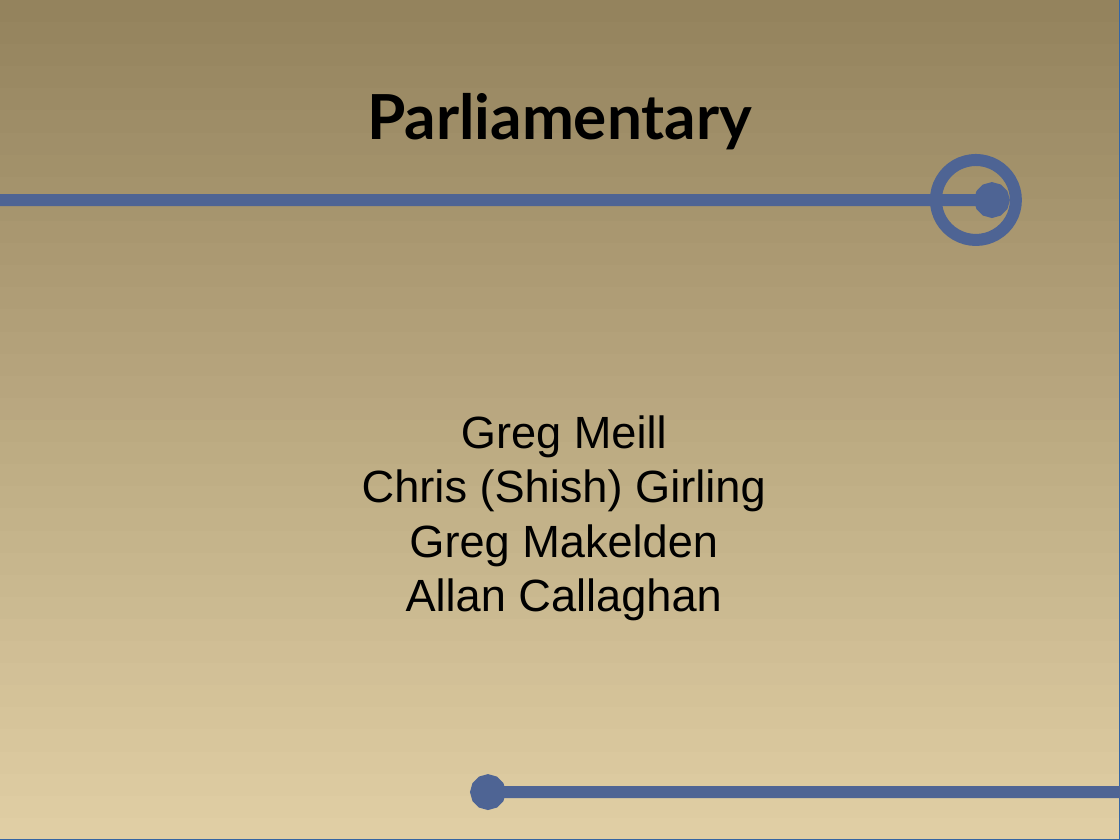
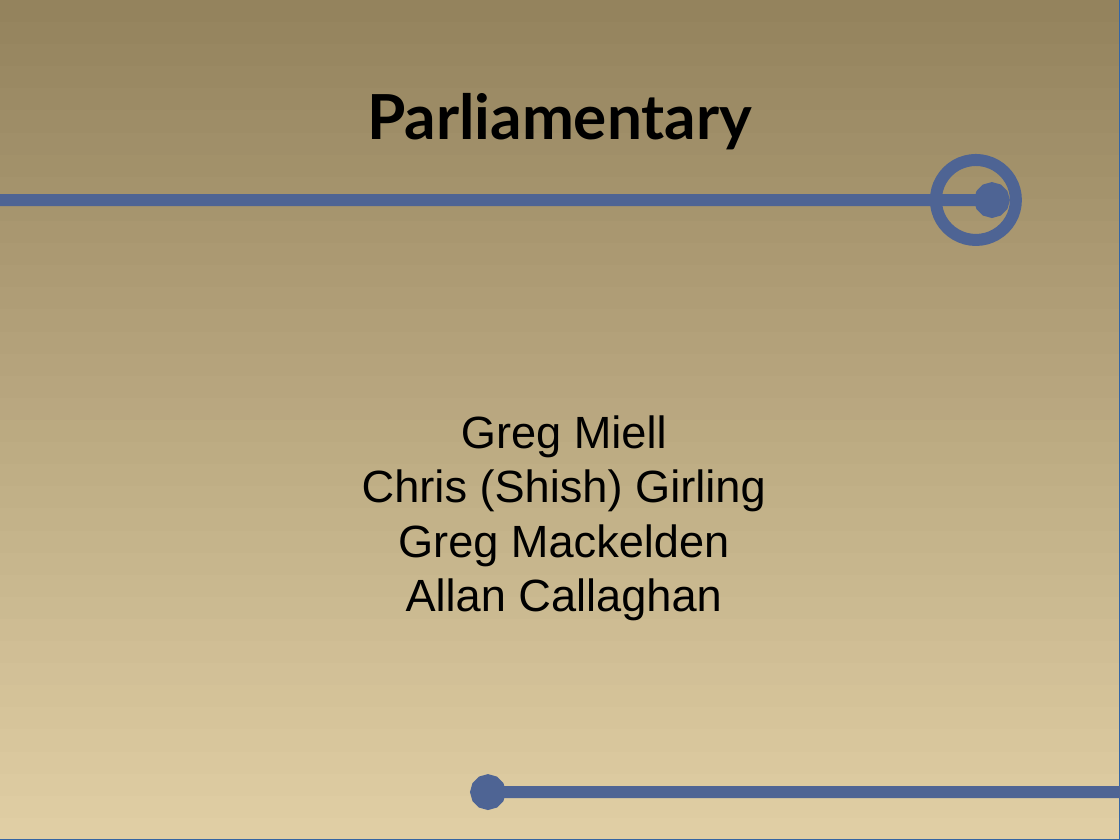
Before and after one commit to GothAck/Parliament-Hack-Weekend, a slide deck: slide 1 of assets/presentation.odp. Drawn at 1120x840 pixels with LibreOffice and Linux fonts; fonts in the diff are those of the drawing; background and template pictures are left out. Boxes give left, top, right and bottom in pixels: in the first picture for what was removed or moved away, otherwise in the second. Text is boxed around its words. In the diff, an @@ line names an element or a change of style, - is before the commit and + after.

Commit message:
Spelling

```diff
--- a/assets/presentation.odp
+++ b/assets/presentation.odp
@@ subtitle at <box>461,415,667,457</box>: text changed @@
-Greg Meill
+Greg Miell
@@ subtitle at <box>398,524,729,565</box>: text changed @@
-Greg Makelden
+Greg Mackelden
```
Also in this commit, not shown: 3 other slides changed.
